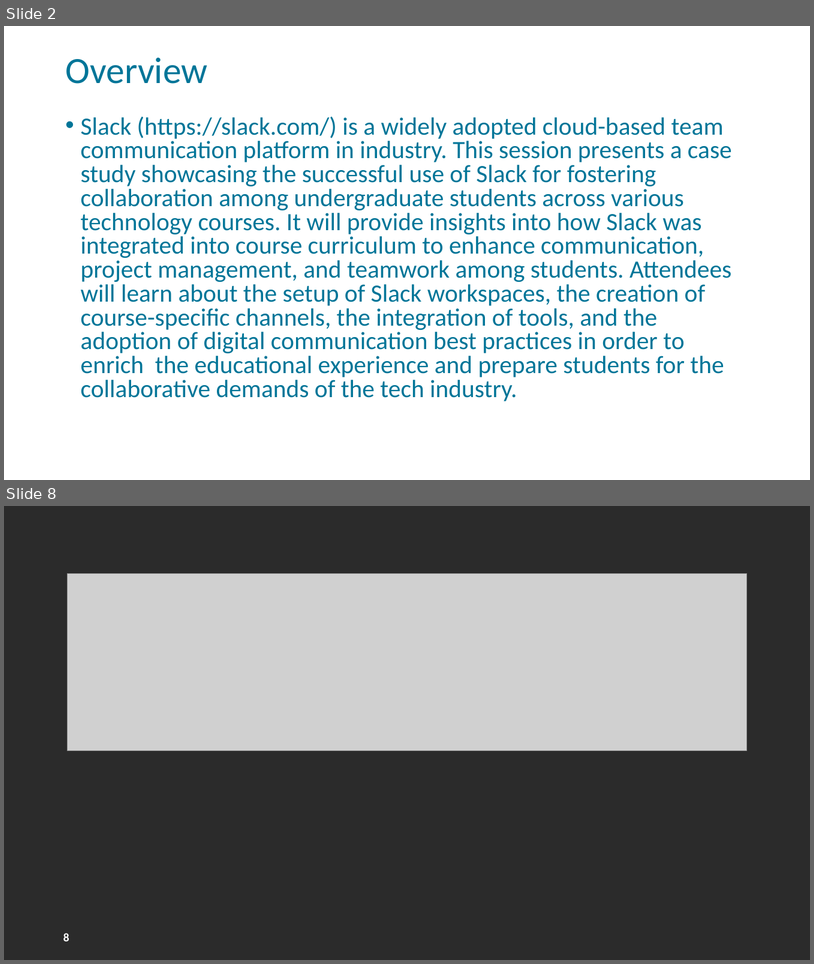
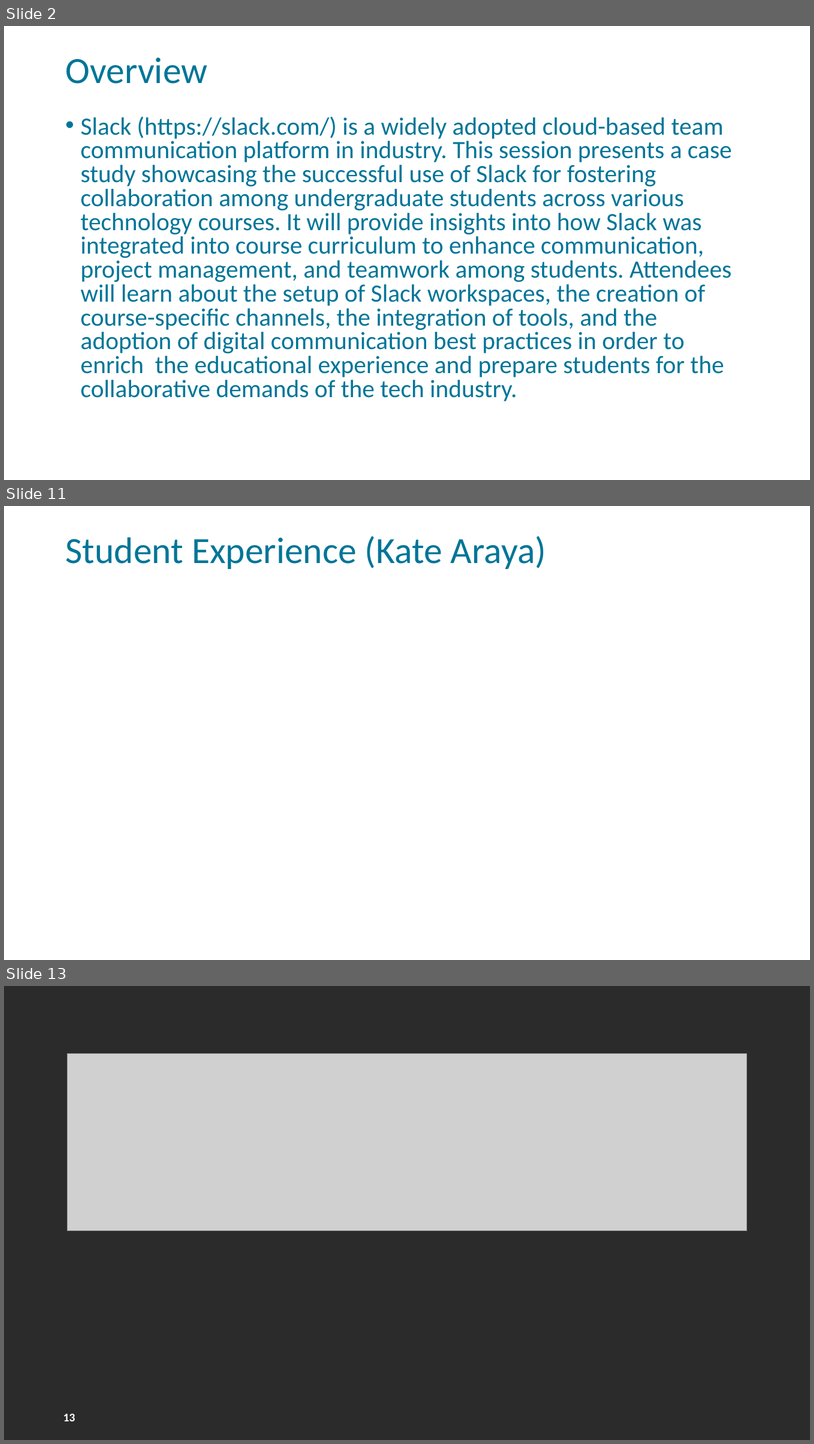
Before and after one commit to FSCJ-FacultyDev/HITEC2024, a slide deck: LeveragingSlackForStudentCollaboration.pptx. Shown one above the other, each under a label of ours: slides 2 and 8 before the commit, slides 2, 11 and 13 after it; the slides between them are not shown. The pictures are 814x964 and 814x1444 pixels, drawn with LibreOffice and Linux fonts; fonts in the diff are those of the drawing; grey boxes stand for pictures; background and template pictures are left out; a plain dark background stands for a picture behind light text. Boxes give left, top, right and bottom in pixels: in the first picture for what was removed or moved away, otherwise in the second. Text is boxed around its words. In the diff, an @@ line names an element or a change of style, - is before the commit and + after.

```diff
--- a/LeveragingSlackForStudentCollaboration.pptx
+++ b/LeveragingSlackForStudentCollaboration.pptx
@@ slide 11 added at bbox=[4, 506, 810, 960], background picture (left out); not listed: 1 template element that a slide beside it also shows @@
@@ title added at bbox=[65, 536, 546, 569], 44 pt, text #007598 @@
+Student Experience (Kate Araya)
@@ what was slide 8 is now slide 13 @@
@@ page number at bbox=[63, 1413, 75, 1421]: text changed @@
-8
+13
```
Also in this commit, not shown: 6 slides changed, 4 other slides added.
